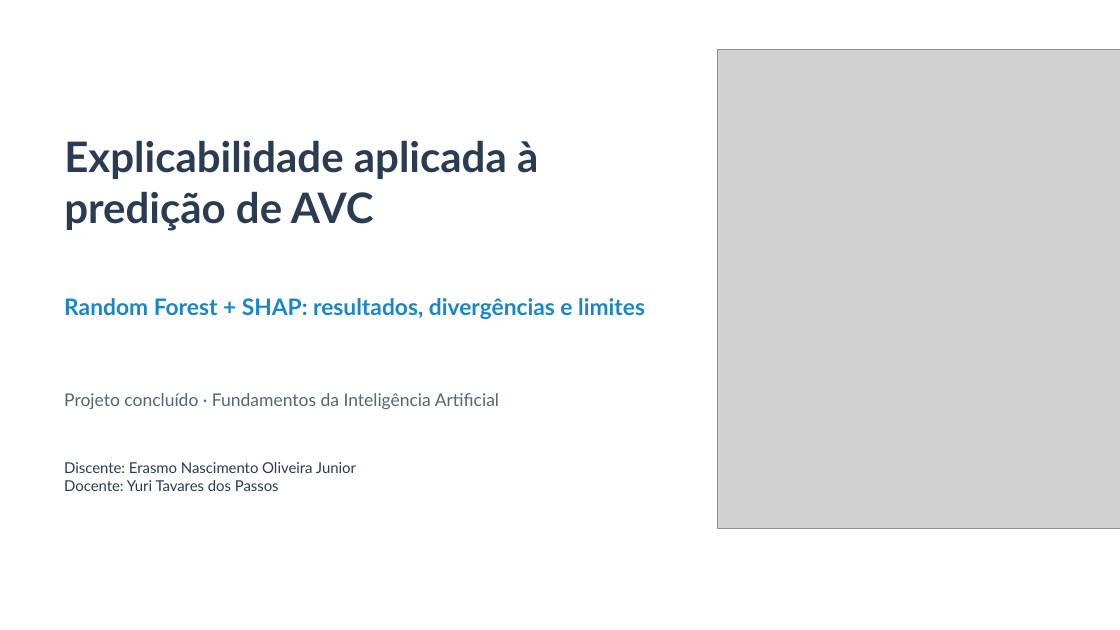
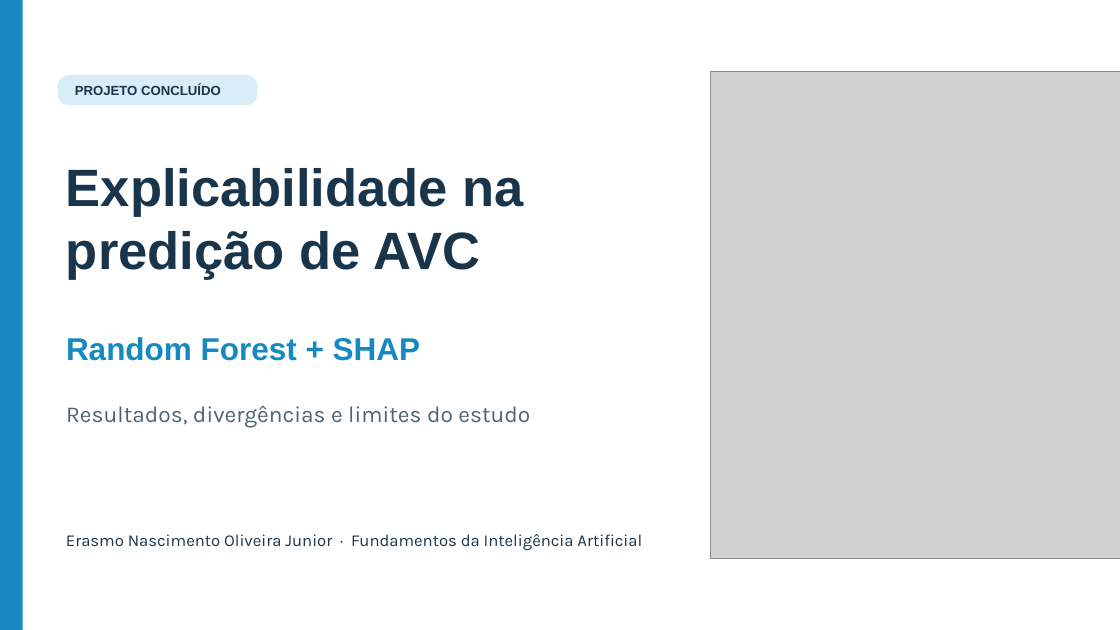
Before and after one commit to Erasmojuniordev/xai-avc-shap, a slide deck: slide 1 of projeto-python/apresentacao/Apresentacao_Critica_AVC_SHAP.pptx. Drawn at 1120x630 pixels with LibreOffice and Linux fonts; fonts in the diff are those of the drawing; grey boxes stand for pictures. Boxes give left, top, right and bottom in pixels: in the first picture for what was removed or moved away, otherwise in the second. Text is boxed around its words. In the diff, an @@ line names an element or a change of style, - is before the commit and + after.

Commit message:
docs: redesenha apresentação final e ajusta referências ABNT
Reorganiza 18 lâminas com blocos comparativos, melhor hierarquia tipográfica, gráficos maiores e fontes em ordem alfabética conforme NBR 6023:2025. Mantém as notas de fala e a leitura crítica dos resultados.

```diff
--- a/projeto-python/apresentacao/Apresentacao_Critica_AVC_SHAP.pptx
+++ b/projeto-python/apresentacao/Apresentacao_Critica_AVC_SHAP.pptx
@@ rectangle added at <box>0,0,23,630</box>, fill #1789C1 @@
@@ rounded rectangle added at <box>58,76,258,105</box>, fill #D9EDF8 @@
@@ text added at <box>75,84,221,95</box>, 11.2 pt, text #18354B, bold @@
+PROJETO CONCLUÍDO
@@ picture: place and size @@
-picture at <box>718,50,1120,528</box>
+picture at <box>711,71,1120,559</box>
@@ text "Explicabilidade na": place and size @@
-text "Explicabilidade na" at <box>64,140,538,231</box>
+text "Explicabilidade na" at <box>66,168,523,280</box>
@@ text at <box>66,168,523,217</box>: text changed; size 36 to 45 pt; font Lato to Arial; text colour #2B3B51 to #18354B @@
-Explicabilidade aplicada à
+Explicabilidade na
@@ text at <box>66,231,480,280</box>: size 36 to 45 pt, font Lato to Arial, text colour #2B3B51 to #18354B in "predição de AVC" @@
@@ text at <box>66,337,420,361</box>: text changed; size 19.5 to 27 pt; font Lato to Arial; text colour #1986C5 to #1789C1 @@
-Random Forest + SHAP: resultados, divergências e limites
+Random Forest + SHAP
@@ text removed at <box>64,393,499,409</box> @@
-Projeto concluído · Fundamentos da Inteligência Artificial
@@ text added at <box>66,405,530,428</box>, 19.5 pt, text #4D6474 @@
+Resultados, divergências e limites do estudo
@@ vertical alignment top to middle in 3 elements at <box>66,168,523,280</box>, <box>66,337,420,361</box>, <box>66,534,642,550</box> @@
@@ text at <box>66,534,642,550</box>: text changed; size 12.8 to 14.2 pt; font Lato to Karla; text colour #2B3B51 to #18354B @@
-Discente: Erasmo Nascimento Oliveira Junior
-Docente: Yuri Tavares dos Passos
+Erasmo Nascimento Oliveira Junior · Fundamentos da Inteligência Artificial
```
Also in this commit, not shown: 17 slides added, 13 slides removed, 1 other file.
